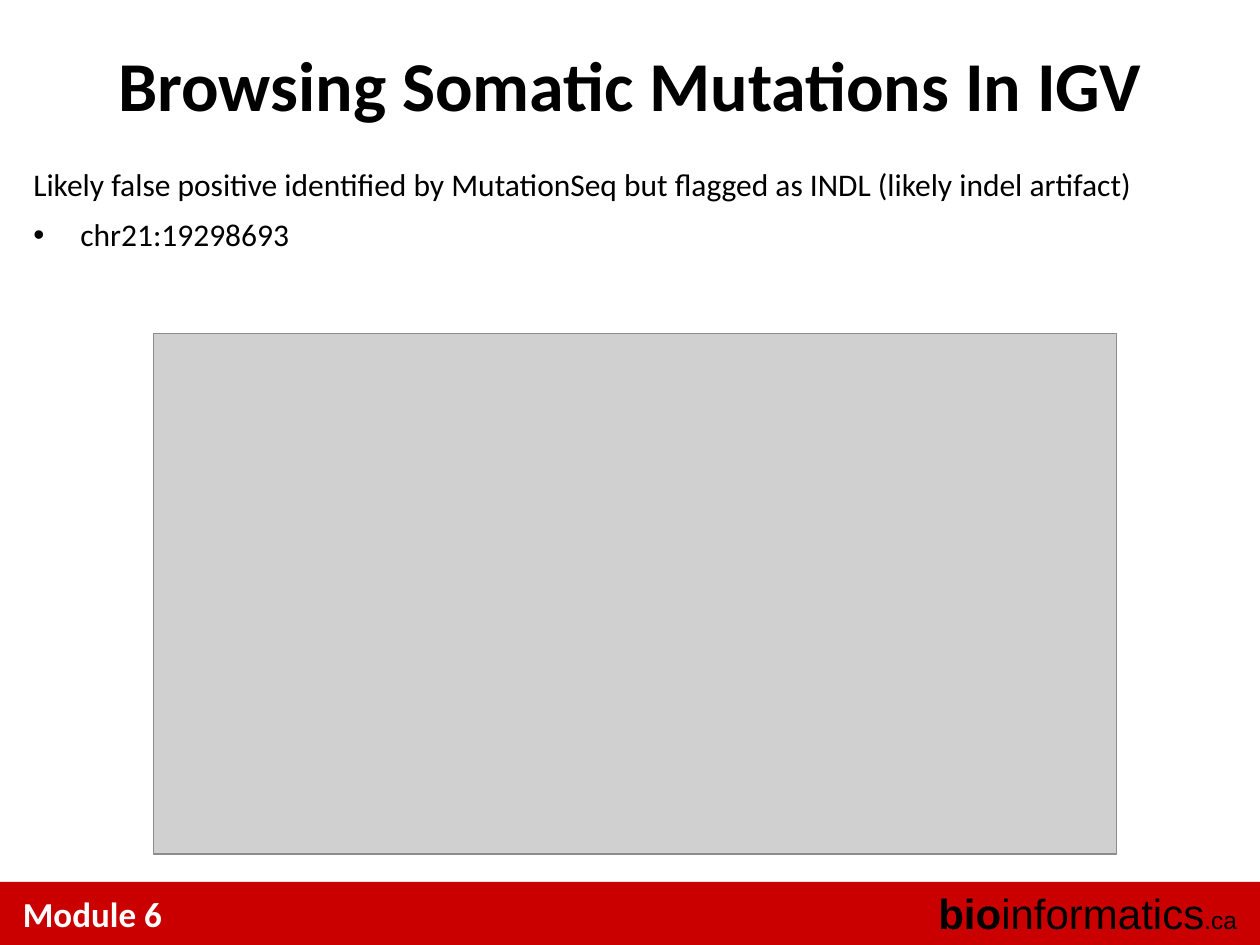
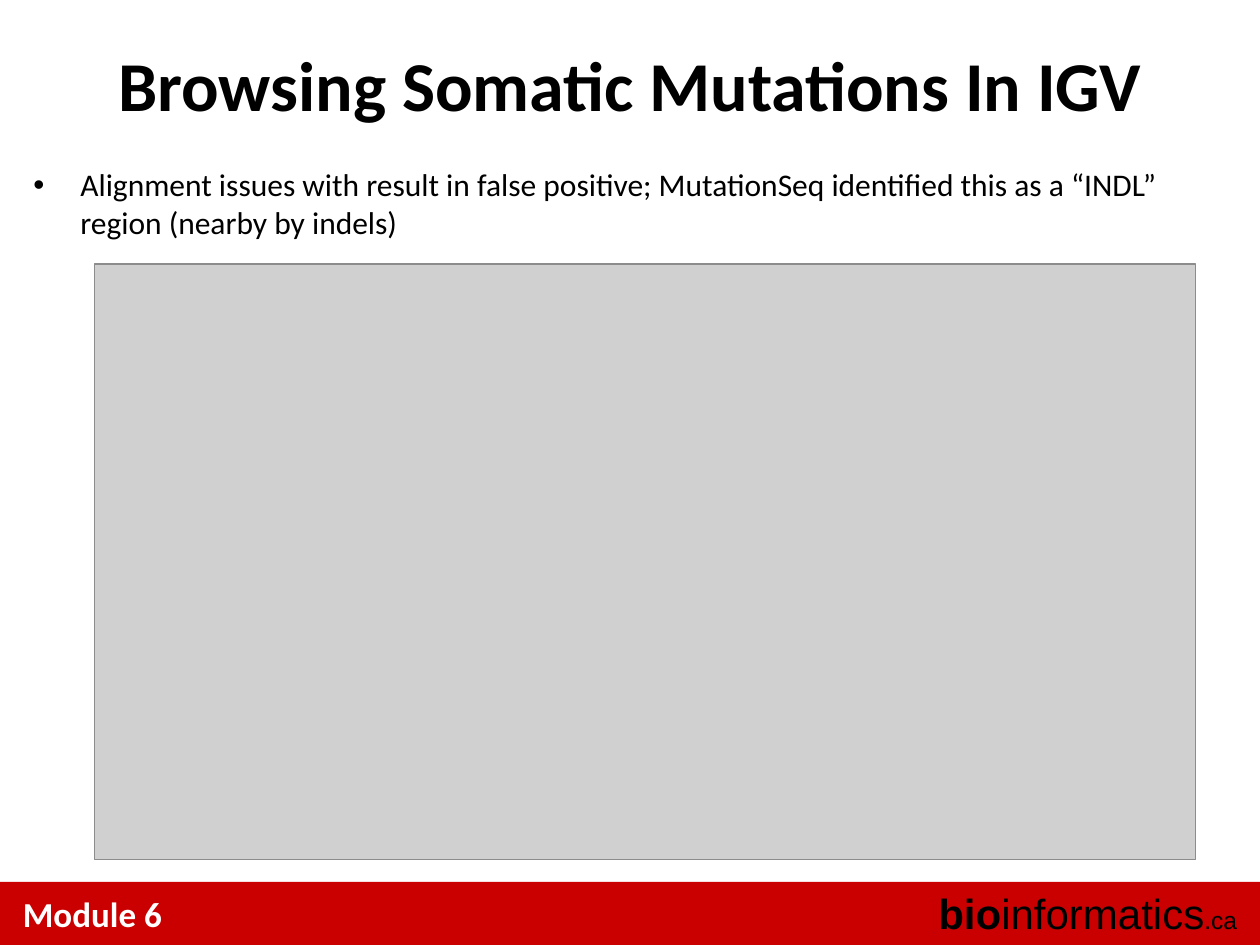
Before and after one commit to tinyheero/BICG-2016, a slide deck: slide 13 of snvs/content/BiCG_2014_Module6_Lab_shah.ppt (slide 16 before the commit). Drawn at 1260x945 pixels with LibreOffice and Linux fonts; fonts in the diff are those of the drawing; grey boxes stand for pictures. Boxes give left, top, right and bottom in pixels: in the first picture for what was removed or moved away, otherwise in the second. Text is boxed around its words. In the diff, an @@ line names an element or a change of style, - is before the commit and + after.

```diff
--- a/snvs/content/BiCG_2014_Module6_Lab_shah.ppt
+++ b/snvs/content/BiCG_2014_Module6_Lab_shah.ppt
@@ text at bbox=[80, 173, 1156, 240]: text changed @@
-Likely false positive identified by MutationSeq but flagged as INDL (likely indel artifact)
-• chr21:19298693
+• Alignment issues with result in false positive; MutationSeq identified this as a “INDL” region (nearby by indels)
@@ picture: place and size @@
-picture at bbox=[154, 334, 1116, 854]
+picture at bbox=[94, 265, 1196, 861]
```
Also in this commit, not shown: 8 other slides changed, 3 slides added, 6 slides removed, 1 other file.
